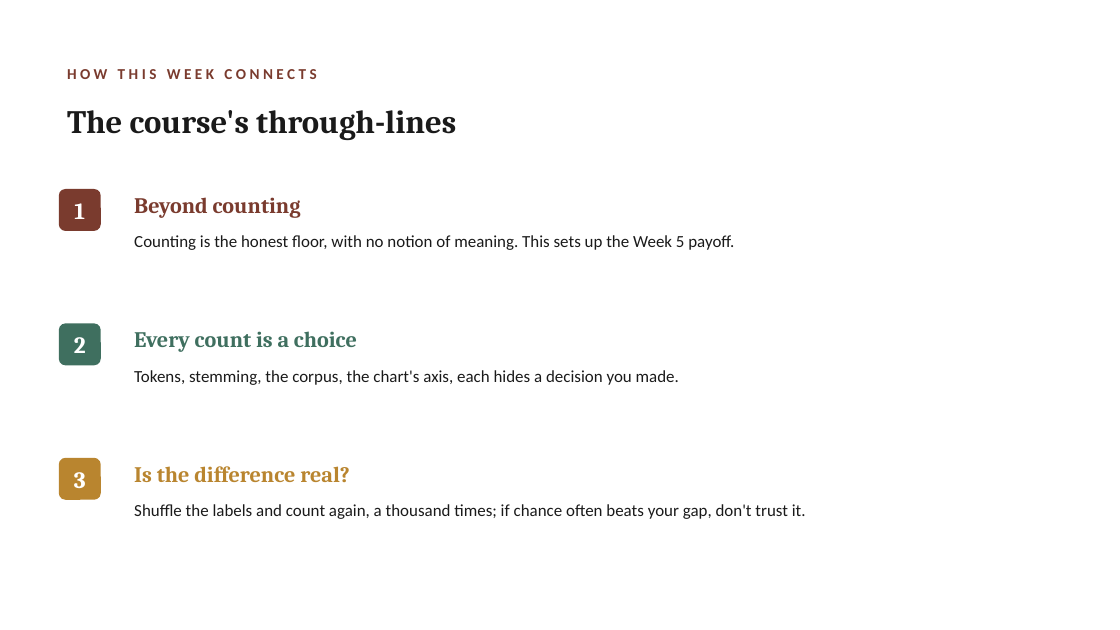
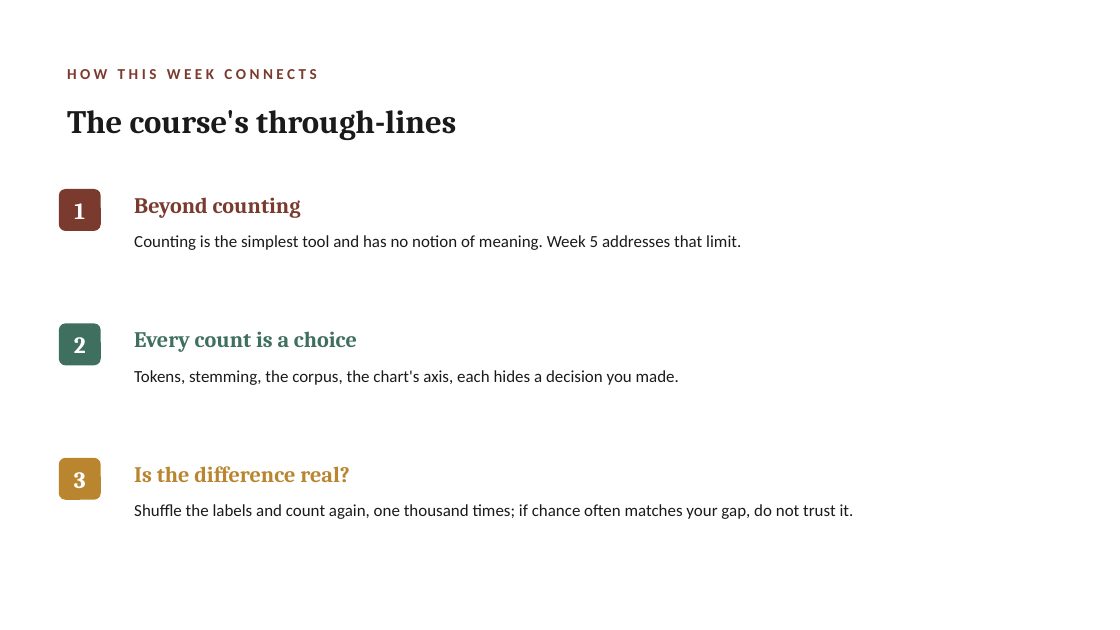
Before and after one commit to lucianli123/culture-as-data-2026, a slide deck: slide 11 of slides/pptx/week-02.pptx. Drawn at 1120x630 pixels with LibreOffice and Linux fonts; fonts in the diff are those of the drawing. Boxes give left, top, right and bottom in pixels: in the first picture for what was removed or moved away, otherwise in the second. Text is boxed around its words. In the diff, an @@ line names an element or a change of style, - is before the commit and + after.

```diff
--- a/slides/pptx/week-02.pptx
+++ b/slides/pptx/week-02.pptx
@@ text at [134,235,741,250]: text changed @@
-Counting is the honest floor, with no notion of meaning. This sets up the Week 5 payoff.
+Counting is the simplest tool and has no notion of meaning. Week 5 addresses that limit.
@@ text at [134,504,854,519]: text changed @@
-Shuffle the labels and count again, a thousand times; if chance often beats your gap, don't trust it.
+Shuffle the labels and count again, one thousand times; if chance often matches your gap, do not trust it.
```
Also in this commit, not shown: 7 other slides changed, 37 other files.
